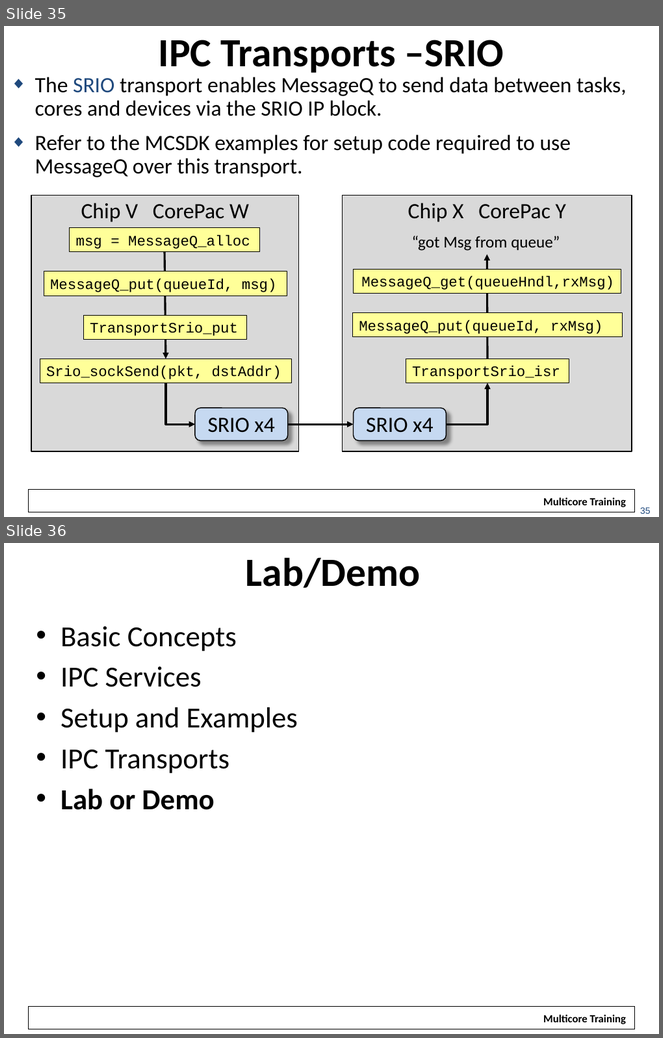
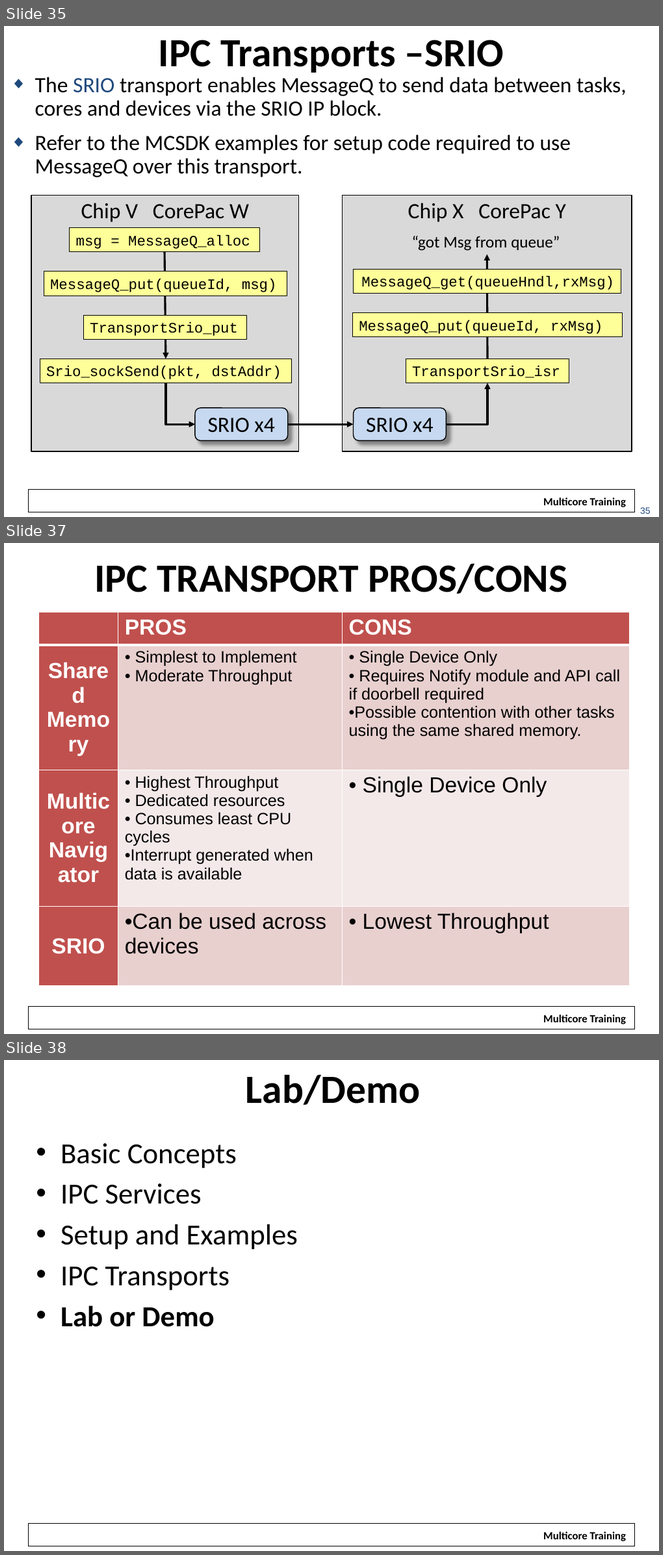
Before and after one commit to hari1989/keystone-workshop, a slide deck: slides/KeyStone Intro to IPC.pptx. Shown one above the other, each under a label of ours: slides 35 and 36 before the commit, slides 35, 37 and 38 after it; the slides between them are not shown. The pictures are 663x1038 and 663x1555 pixels, drawn with LibreOffice and Linux fonts; fonts in the diff are those of the drawing; background and template pictures are left out. Boxes give left, top, right and bottom in pixels: in the first picture for what was removed or moved away, otherwise in the second. Text is boxed around its words. In the diff, an @@ line names an element or a change of style, - is before the commit and + after.

```diff
--- a/slides/KeyStone Intro to IPC.pptx
+++ b/slides/KeyStone Intro to IPC.pptx
@@ slide 37 added at box(4, 543, 659, 1034), background #FFFFFF; not listed: 2 template elements that a slide beside it also shows @@
@@ title added at box(94, 563, 568, 594), 44 pt, text #000000, bold @@
+IPC TRANSPORT PROS/CONS
@@ table added at box(38, 612, 630, 978), 4 rows, 3 columns @@
+ | PROS | CONS
+Shared / Memory | Simplest to Implement / Moderate Throughput | Single Device Only / Requires Notify module and API call if doorbell required / Possible contention with other tasks using the same shared memory.
+Multicore / Navigator | Highest Throughput / Dedicated resources / Consumes least CPU cycles / Interrupt generated when data is available | Single Device Only
+SRIO | Can be used across devices | Lowest Throughput
@@ what was slide 36 is now slide 38 @@
```
Also in this commit, not shown: 1 other slide added, 1 other file.
